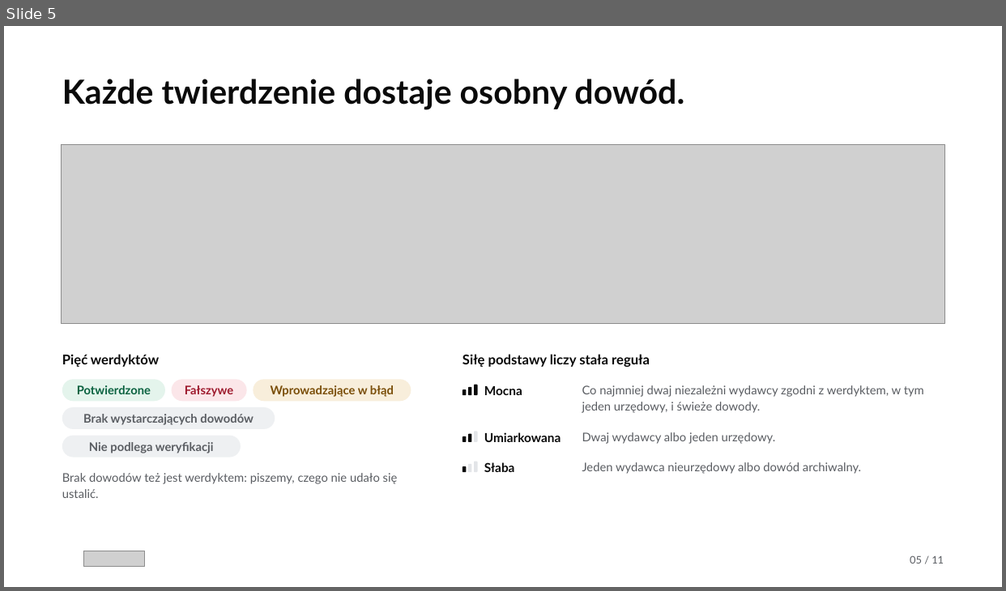
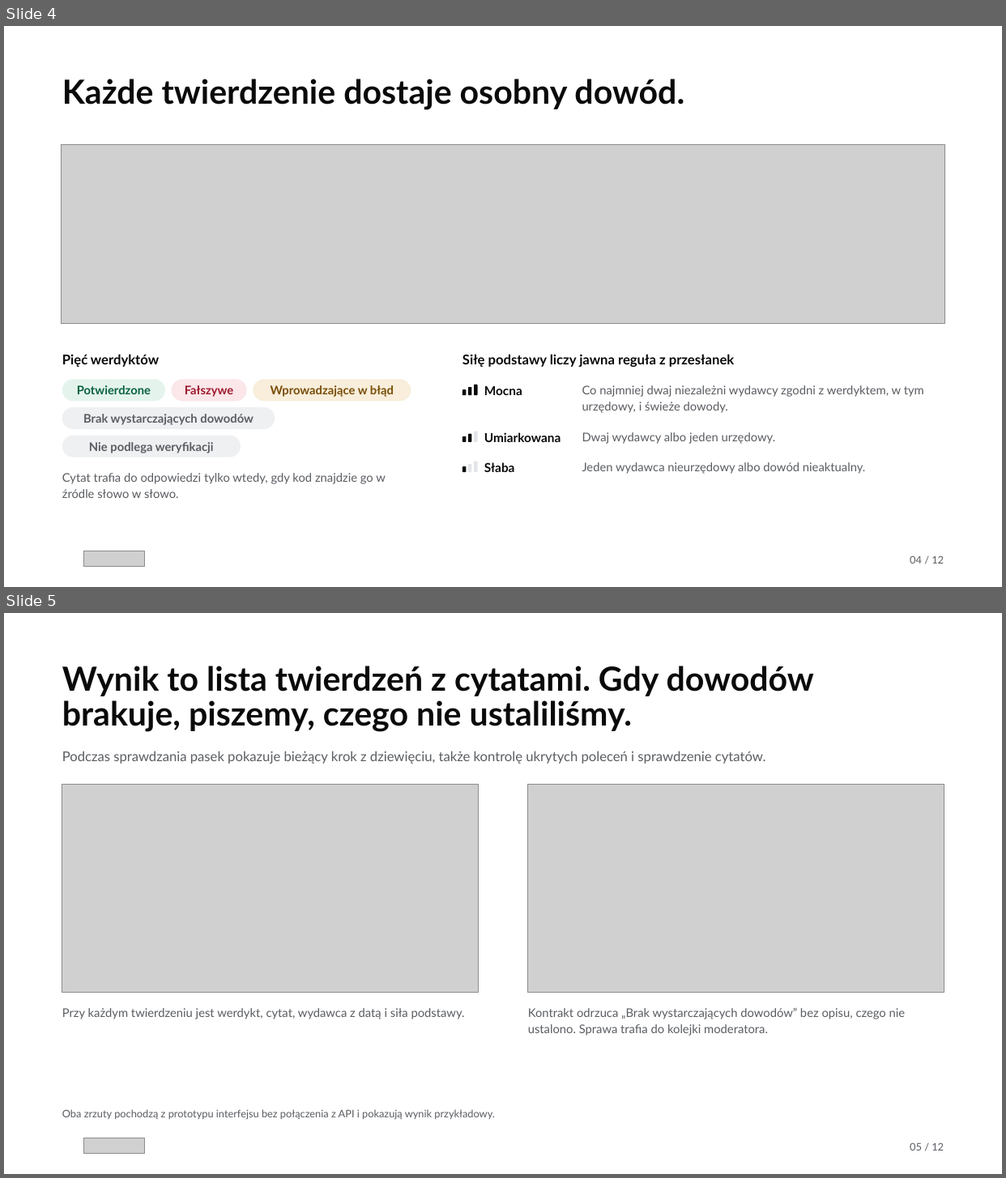
Before and after one commit to Meritum-HackNation2026/meritum-marketing, a slide deck: deck/meritum-deck.pptx. Shown one above the other, each under a label of ours: slide 5 before the commit, slides 4 and 5 after it. The pictures are 1006x591 and 1006x1178 pixels, drawn with LibreOffice and Linux fonts; fonts in the diff are those of the drawing; grey boxes stand for pictures; background and template pictures are left out. Boxes give left, top, right and bottom in pixels: in the first picture for what was removed or moved away, otherwise in the second. Text is boxed around its words. In the diff, an @@ line names an element or a change of style, - is before the commit and + after.

Commit message:
feat(deck): oba decki pokazują zmierzone wyniki, koszty, skalowanie i diagram kontenerów (#21)
Oba decki mają 12 slajdów w tej samej kolejności. Slajd z wynikami pokazuje
przebieg 7b przy każdym celu, także tam, gdzie celu nie spełniamy. Doszły
slajdy o kosztach według poziomu przyjęcia i o skalowaniu, każdy z linkiem
do arkusza. Slajd o użytkownikach wszedł do slajdu o kanałach, a pasek
postępu i strona wstrzymania do jednego slajdu z wynikiem.
Pełny diagram kontenerów, siedem przebiegów i prognoza są w dodatku
(deck/meritum-own/dodatek.html) poza limitem 12 slajdów.
Deck zespołu wycina tabele z liczbami z index.html, więc liczby w obu
deckach są te same.

```diff
--- a/deck/meritum-deck.pptx
+++ b/deck/meritum-deck.pptx
@@ slide 5 added at <box>4,613,1002,1174</box>, background #FFFFFF @@
@@ text added at <box>62,666,814,732</box>, 32 pt, text #0A0A0A, bold @@
+Wynik to lista twierdzeń z cytatami. Gdy dowodów brakuje, piszemy, czego nie ustaliliśmy.
@@ text added at <box>62,751,766,764</box>, 13 pt, text #5A5D62 @@
+Podczas sprawdzania pasek pokazuje bieżący krok z dziewięciu, także kontrolę ukrytych poleceń i sprawdzenie cytatów.
@@ picture added at <box>62,785,479,993</box> @@
@@ picture added at <box>528,785,944,993</box> @@
@@ text added at <box>62,1008,465,1020</box>, 11.5 pt, text #5A5D62 @@
+Przy każdym twierdzeniu jest werdykt, cytat, wydawca z datą i siła podstawy.
@@ text added at <box>528,1008,906,1036</box>, 11.5 pt, text #5A5D62 @@
+Kontrakt odrzuca „Brak wystarczających dowodów” bez opisu, czego nie ustalono. Sprawa trafia do kolejki moderatora.
@@ text added at <box>62,1110,495,1119</box>, 10 pt, text #5A5D62 @@
+Oba zrzuty pochodzą z prototypu interfejsu bez połączenia z API i pokazują wynik przykładowy.
@@ picture added at <box>84,1138,145,1153</box> @@
@@ text added at <box>910,1143,944,1151</box>, 10 pt, text #5A5D62 @@
+05 / 12
@@ what was slide 5 is now slide 4 @@
@@ slide 4 changed as well @@
@@ text at <box>462,354,734,367</box>: text changed @@
-Siłę podstawy liczy stała reguła
+Siłę podstawy liczy jawna reguła z przesłanek
@@ text at <box>582,386,924,413</box>: text changed @@
-Co najmniej dwaj niezależni wydawcy zgodni z werdyktem, w tym jeden urzędowy, i świeże dowody.
+Co najmniej dwaj niezależni wydawcy zgodni z werdyktem, w tym urzędowy, i świeże dowody.
@@ text at <box>582,463,865,474</box>: text changed @@
-Jeden wydawca nieurzędowy albo dowód archiwalny.
+Jeden wydawca nieurzędowy albo dowód nieaktualny.
@@ text at <box>62,473,386,498</box>: text changed @@
-Brak dowodów też jest werdyktem: piszemy, czego nie udało się ustalić.
+Cytat trafia do odpowiedzi tylko wtedy, gdy kod znajdzie go w źródle słowo w słowo.
@@ text at <box>910,556,944,564</box>: text changed @@
-05 / 11
+04 / 12
```
Also in this commit, not shown: 4 other slides changed, 6 other slides added, 6 slides removed, 38 other files.
